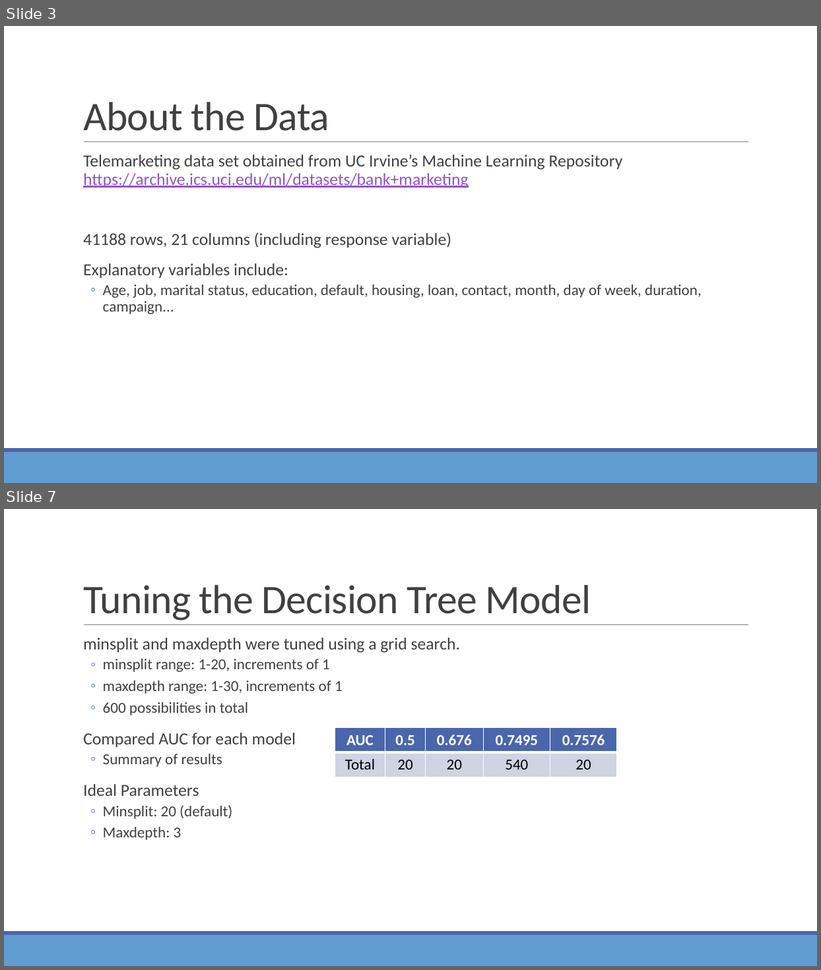
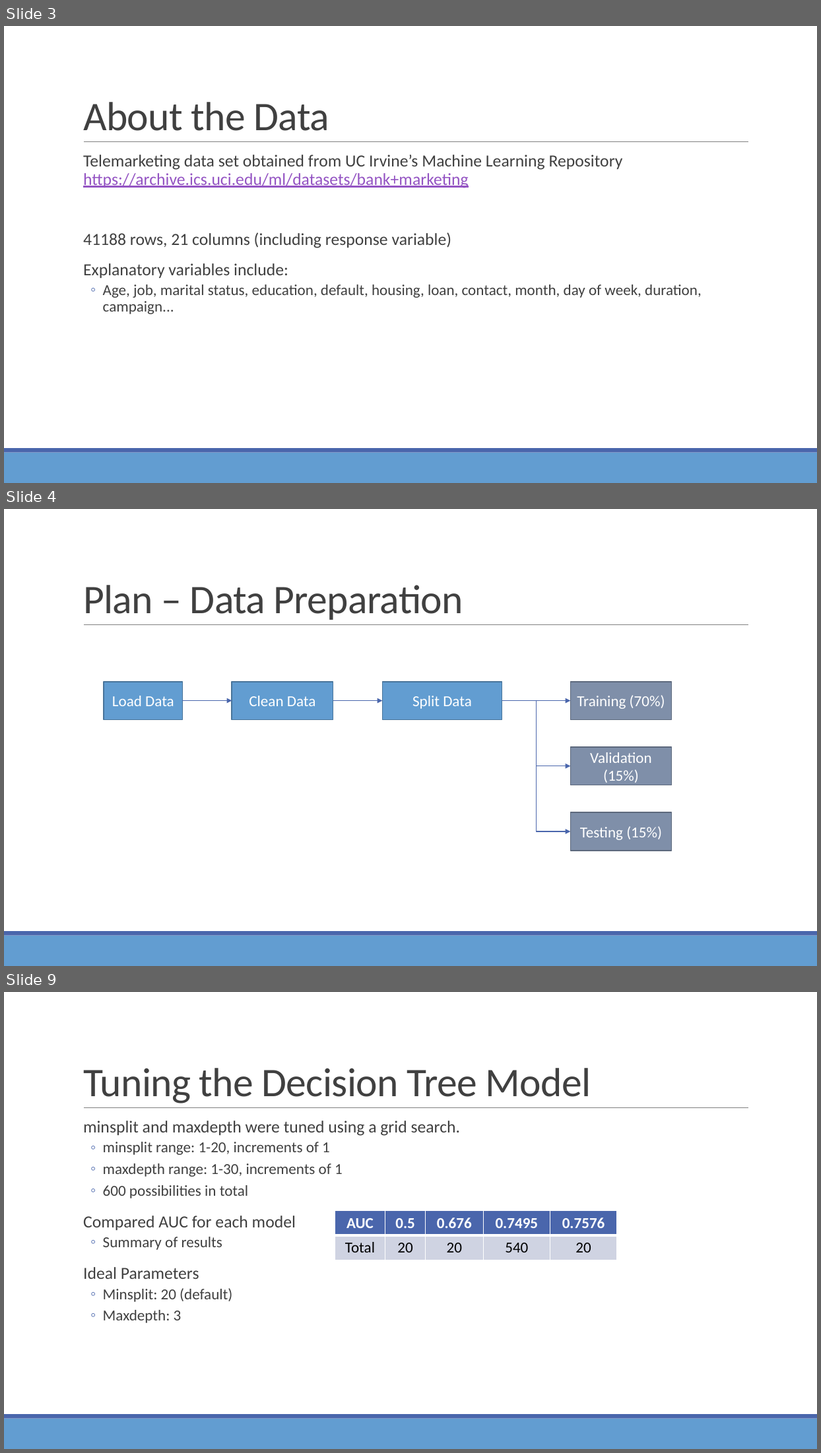
Before and after one commit to yelaura/r-assignments, a slide deck: Practical Machine Learning/Optimizing Decision Trees and Random Forest Models.pptx. Shown one above the other, each under a label of ours: slides 3 and 7 before the commit, slides 3, 4 and 9 after it; the slides between them are not shown. The pictures are 821x970 and 821x1453 pixels, drawn with LibreOffice and Linux fonts; fonts in the diff are those of the drawing. Boxes give left, top, right and bottom in pixels: in the first picture for what was removed or moved away, otherwise in the second. Text is boxed around its words. In the diff, an @@ line names an element or a change of style, - is before the commit and + after.

```diff
--- a/Practical Machine Learning/Optimizing Decision Trees and Random Forest Models.pptx
+++ b/Practical Machine Learning/Optimizing Decision Trees and Random Forest Models.pptx
@@ slide 4 added at box(4, 509, 817, 966), background #FFFFFF; not listed: 3 template elements that a slide beside it also shows @@
@@ title added at box(83, 585, 463, 620), 48 pt, text #404040 @@
+Plan – Data Preparation
@@ rectangle added at box(104, 682, 183, 720), fill #629DD1, outline #49749B 1.25 pt, 18 pt, text #FFFFFF @@
+Load Data
@@ rectangle added at box(232, 682, 333, 720), fill #629DD1, outline #49749B 1.25 pt, 18 pt, text #FFFFFF @@
+Clean Data
@@ rectangle added at box(383, 682, 502, 720), fill #629DD1, outline #49749B 1.25 pt, 18 pt, text #FFFFFF @@
+Split Data
@@ rectangle added at box(571, 682, 672, 720), fill #7F8FA9, outline #5E6A7D 1.25 pt, 18 pt, text #FFFFFF @@
+Training (70%)
@@ arrow added from (183, 700) to (232, 700), #4A66AC 1 pt @@
@@ arrow added from (333, 700) to (383, 700), #4A66AC 1 pt @@
@@ arrow added from (502, 700) to (571, 700), #4A66AC 1 pt @@
@@ elbow arrow added from (502, 700) to (571, 766), #4A66AC 1 pt @@
@@ elbow arrow added from (502, 700) to (571, 832), #4A66AC 1 pt @@
@@ rectangle added at box(571, 747, 672, 786), fill #7F8FA9, outline #5E6A7D 1.25 pt, 18 pt, text #FFFFFF @@
+Validation (15%)
@@ rectangle added at box(571, 813, 672, 851), fill #7F8FA9, outline #5E6A7D 1.25 pt, 18 pt, text #FFFFFF @@
+Testing (15%)
@@ what was slide 7 is now slide 9 @@
```
Also in this commit, not shown: 6 slides changed, 3 other slides added.
